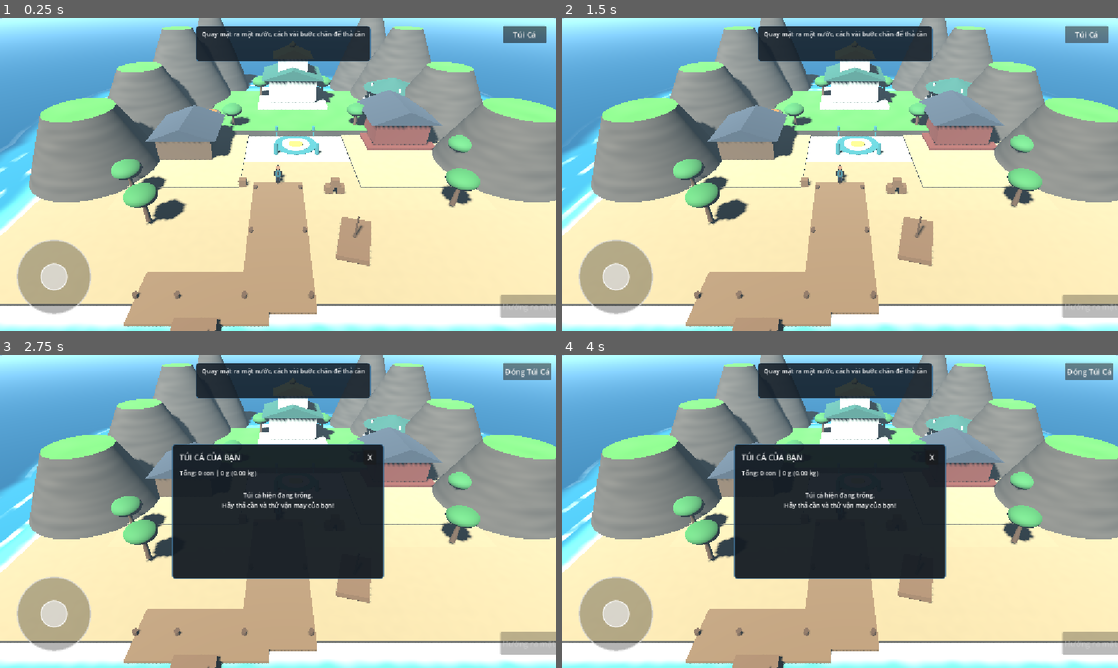
Above: before the commit, frames 1-4 (two rows, left to right).
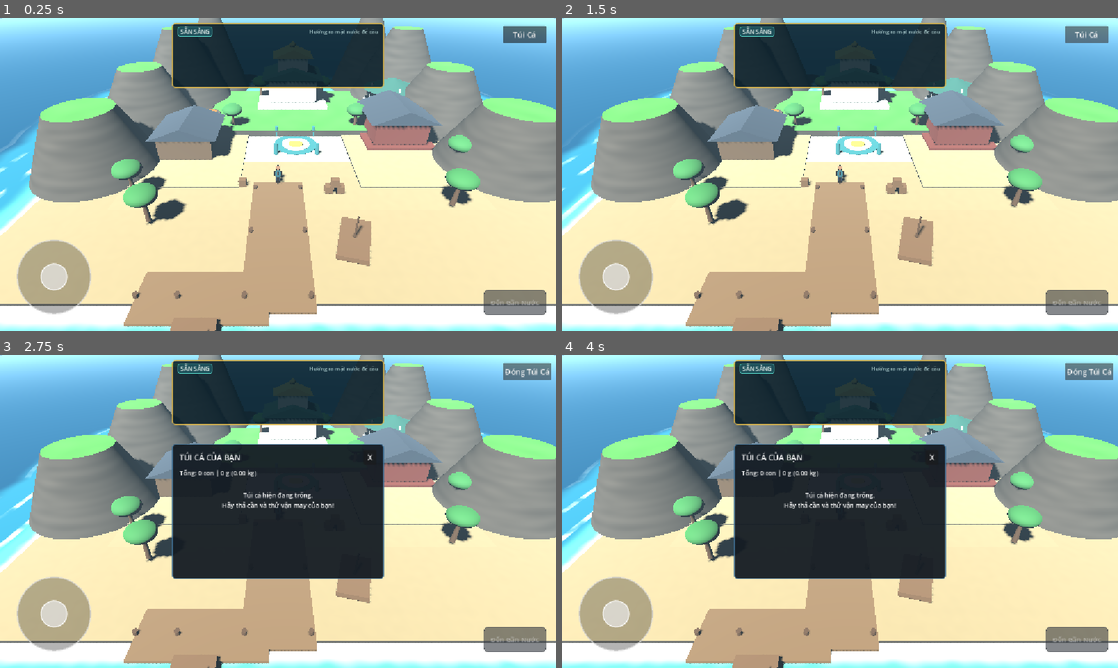
Above: after the commit, the same moments.

Repository: aohmn/GameDemo
Game: Godot game, scene res://scenes/boot/main.tscn
The game is run twice, just before and just after one commit, with the same random seed, the same clock (stepped at 60 frames per second) and the same inputs.
Inputs:
- Up to frame 1 (0.25 s): no input
- Up to frame 2 (1.5 s): click "Túi Cá" at 0.5 s; click "Đóng Túi Cá" at 1.25 s
- Up to frame 3 (2.75 s): click "Túi Cá" at 2 s
- Up to frame 4 (4 s): click "Đóng Túi Cá" at 2.75 s; click "Túi Cá" at 3.5 s

The runs differ from the first frame. In frame 1, 6.0% of the frame differs, in the area x 30-100%, y 1-96%; in frame 2, 6.0%; in frame 3, 6.0%; in frame 4, 6.0%.

Commit message:
feat: TASK 13 hoan thien Fishing UI phong cach Genshin x Sea of Thieves

Diff:
--- a/core/contracts/fishing_events.gd
+++ b/core/contracts/fishing_events.gd
@@ -16,7 +16,7 @@
 const FISH_BITING: String = "fishing_fish_biting"
 
 ## Cập nhật thông số giằng co giữa người chơi và cá.
-## Payload: { "fish_strength": float, "line_tension": float, "safe_min": float, "safe_max": float, "max_tension": float }
+## Payload: { "fish_strength": float, "line_tension": float, "safe_min": float, "safe_max": float, "max_tension": float, "fish_max_stamina": float, "line_durability": float, "rod_durability": float, "fish_mode": int }
 const FIGHT_UPDATE: String = "fishing_fight_update"
 
 ## Câu cá thành công và thu hoạch được sinh vật biển.
--- a/gameplay/fishing/fishing_controller.gd
+++ b/gameplay/fishing/fishing_controller.gd
@@ -190,12 +190,18 @@
 
 	# Phát cập nhật lực căng & thể lực
 	if on_fight_update.is_valid():
+		var fish_mode_val: int = battle.fish_ai.current_mode if battle.fish_ai != null else 1
+		var fish_max_stam: float = current_fish.stamina if current_fish != null else 100.0
 		on_fight_update.call({
 			"fish_strength": battle.fish_stamina,
+			"fish_max_stamina": fish_max_stam,
 			"line_tension": battle.tension_system.current_tension,
 			"safe_min": battle.tension_system.safe_min,
 			"safe_max": battle.tension_system.safe_max,
-			"max_tension": battle.tension_system.max_tension
+			"max_tension": battle.tension_system.max_tension,
+			"line_durability": battle.line_durability,
+			"rod_durability": battle.rod_durability,
+			"fish_mode": fish_mode_val
 		})
 
 	match result:
--- a/presentation/fishing_ui/fishing_ui.gd
+++ b/presentation/fishing_ui/fishing_ui.gd
@@ -1,40 +1,40 @@
 extends Control
 
-## Fishing UI điều khiển và tương tác câu cá trên màn hình ngang Android.
-## Bố trí các nút Thả cần, Giật cần, Kéo dây, Xả dây gọn gàng góc dưới bên phải.
-## Nút Thả cần chỉ kích hoạt khi người chơi đứng gần điểm câu hợp lệ.
-## Hiển thị thông báo cắn câu, thanh đo lực căng dây trong vùng an toàn và kết quả bắt cá.
-## Thuộc tầng Presentation: chỉ giao tiếp qua EventBus và API, không chứa logic gameplay.
+## Fishing UI — Giao diện câu cá màn hình ngang phong cách Tiên Hiệp Biển Khơi (Genshin x Sea of Thieves).
+## Hiển thị đầy đủ: Trạng thái, Lực căng dây, Tiến trình thu phục cá, Độ bền cần/dây, Cảnh báo trực quan.
+## Bố cục tối ưu, cụm nút cảm ứng lớn, không che Joystick hay Túi cá. Thuộc tầng Presentation.
 
 const FishingEventsContract: Script = preload("res://core/contracts/fishing_events.gd")
+const ThemeUtil: Script = preload("res://presentation/fishing_ui/fishing_ui_theme.gd")
 
 var _fishing_api: RefCounted
 var _is_near_spot: bool = false
 var _current_spot_id: String = "spot_cau_tau_ben_cang"
-
-# Trạng thái câu hiện tại
 var _state: String = "IDLE"
 
-# UI Nodes
-var _container: Control
-var _status_label: Label
+var _badge_label: Label
+var _sub_label: Label
 var _alert_label: Label
 var _tension_bar: ProgressBar
-var _tension_label: Label
-var _result_panel: PanelContainer
-var _result_label: Label
-
-# Action Buttons
+var _tension_txt: Label
+var _progress_bar: ProgressBar
+var _durability_label: Label
+
 var _btn_cast: Button
 var _btn_strike: Button
 var _btn_reel: Button
 var _btn_release: Button
 
+var _res_popup: PanelContainer
+var _res_title: Label
+var _res_desc: Label
+var _res_timer: float = 0.0
+
 
 func _ready() -> void:
-	_setup_ui()
-	_setup_events()
-	_update_ui_state()
+	_build_ui()
+	_connect_events()
+	_update_view()
 
 
 func set_fishing_api(api: RefCounted) -> void:
@@ -44,253 +44,220 @@
 func set_near_fishing_spot(near: bool, spot_id: String = "spot_cau_tau_ben_cang") -> void:
 	_is_near_spot = near
 	_current_spot_id = spot_id
-	_update_ui_state()
-
-
-func _setup_ui() -> void:
+	_update_view()
+
+
+func _process(delta: float) -> void:
+	if _res_popup.visible:
+		_res_timer -= delta
+		if _res_timer <= 0.0:
+			_res_popup.visible = false
+
+
+func _build_ui() -> void:
 	anchors_preset = Control.PRESET_FULL_RECT
-	anchor_right = 1.0
-	anchor_bottom = 1.0
 	mouse_filter = Control.MOUSE_FILTER_IGNORE
 
-	# 1. Bảng đo lực căng và thông báo (nằm ở cạnh trên giữa màn hình, không vướng joystick hay nút túi cá)
-	var top_panel := PanelContainer.new()
-	top_panel.name = "FishingInfoPanel"
-	top_panel.anchor_left = 0.5
-	top_panel.anchor_top = 0.0
-	top_panel.anchor_right = 0.5
-	top_panel.anchor_bottom = 0.0
-	top_panel.offset_left = -170.0
-	top_panel.offset_top = 16.0
-	top_panel.offset_right = 170.0
-	top_panel.offset_bottom = 90.0
-
-	var top_style := StyleBoxFlat.new()
-	top_style.bg_color = Color(0.08, 0.12, 0.16, 0.88)
-	top_style.border_color = Color(0.25, 0.45, 0.6, 0.7)
-	top_style.set_border_width_all(1)
-	top_style.set_corner_radius_all(6)
-	top_style.content_margin_left = 12.0
-	top_style.content_margin_top = 8.0
-	top_style.content_margin_right = 12.0
-	top_style.content_margin_bottom = 8.0
-	top_panel.add_theme_stylebox_override("panel", top_style)
-	add_child(top_panel)
-
-	var info_vbox := VBoxContainer.new()
-	info_vbox.add_theme_constant_override("separation", 4)
-	top_panel.add_child(info_vbox)
-
-	_status_label = Label.new()
-	_status_label.text = "Trạng thái: Sẵn sàng câu cá"
-	_status_label.horizontal_alignment = HORIZONTAL_ALIGNMENT_CENTER
-	_status_label.add_theme_font_size_override("font_size", 13)
-	info_vbox.add_child(_status_label)
-
-	_alert_label = Label.new()
-	_alert_label.text = ""
-	_alert_label.horizontal_alignment = HORIZONTAL_ALIGNMENT_CENTER
-	_alert_label.add_theme_font_size_override("font_size", 13)
-	_alert_label.add_theme_color_override("font_color", Color(1.0, 0.85, 0.2))
-	info_vbox.add_child(_alert_label)
-
-	_tension_bar = ProgressBar.new()
-	_tension_bar.min_value = 0.0
-	_tension_bar.max_value = 100.0
-	_tension_bar.value = 40.0
-	_tension_bar.show_percentage = false
-	_tension_bar.custom_minimum_size = Vector2(0.0, 10.0)
-	_tension_bar.visible = false
-	info_vbox.add_child(_tension_bar)
-
-	_tension_label = Label.new()
-	_tension_label.text = ""
-	_tension_label.horizontal_alignment = HORIZONTAL_ALIGNMENT_CENTER
-	_tension_label.add_theme_font_size_override("font_size", 11)
-	_tension_label.visible = false
-	info_vbox.add_child(_tension_label)
-
-	# 2. Khung nút bấm điều khiển câu cá ở góc dưới bên phải màn hình
-	# Không che khuất Joystick (ở góc dưới trái) và Nút Túi Cá (góc trên phải)
-	_container = Control.new()
-	_container.name = "FishingButtonsCluster"
-	_container.anchor_left = 1.0
-	_container.anchor_top = 1.0
-	_container.anchor_right = 1.0
-	_container.anchor_bottom = 1.0
-	_container.offset_left = -210.0
-	_container.offset_top = -140.0
-	_container.offset_right = -20.0
-	_container.offset_bottom = -20.0
-	add_child(_container)
-
-	# Nút THẢ CẦN (Cast)
-	_btn_cast = Button.new()
-	_btn_cast.name = "BtnCast"
-	_btn_cast.text = "Thả cần"
-	_btn_cast.custom_minimum_size = Vector2(90.0, 48.0)
-	_btn_cast.position = Vector2(95.0, 65.0)
-	_btn_cast.pressed.connect(_on_btn_cast_pressed)
-	_container.add_child(_btn_cast)
-
-	# Nút GIẬT CẦN (Strike)
-	_btn_strike = Button.new()
-	_btn_strike.name = "BtnStrike"
-	_btn_strike.text = "Giật cần!"
-	_btn_strike.custom_minimum_size = Vector2(90.0, 48.0)
-	_btn_strike.position = Vector2(95.0, 65.0)
-	_btn_strike.visible = false
-	_btn_strike.pressed.connect(_on_btn_strike_pressed)
-	_container.add_child(_btn_strike)
-
-	# Nút KÉO DÂY (Reel)
-	_btn_reel = Button.new()
-	_btn_reel.name = "BtnReel"
-	_btn_reel.text = "Kéo dây"
-	_btn_reel.custom_minimum_size = Vector2(85.0, 48.0)
-	_btn_reel.position = Vector2(105.0, 65.0)
-	_btn_reel.visible = false
-	_btn_reel.button_down.connect(func(): _set_reeling(true))
-	_btn_reel.button_up.connect(func(): _set_reeling(false))
-	_container.add_child(_btn_reel)
-
-	# Nút XẢ DÂY (Release)
-	_btn_release = Button.new()
-	_btn_release.name = "BtnRelease"
-	_btn_release.text = "Xả dây"
-	_btn_release.custom_minimum_size = Vector2(85.0, 48.0)
-	_btn_release.position = Vector2(10.0, 65.0)
-	_btn_release.visible = false
-	_btn_release.button_down.connect(func(): _set_releasing(true))
-	_btn_release.button_up.connect(func(): _set_releasing(false))
-	_container.add_child(_btn_release)
-
-
-func _setup_events() -> void:
+	var top_widgets: Dictionary = ThemeUtil.build_top_panel()
+	add_child(top_widgets["panel"])
+	_badge_label = top_widgets["badge"]
+	_sub_label = top_widgets["sub"]
+	_alert_label = top_widgets["alert"]
+	_progress_bar = top_widgets["progress"]
+	_tension_bar = top_widgets["tension"]
+	_tension_txt = top_widgets["tension_text"]
+	_durability_label = top_widgets["durability"]
+
+	_build_buttons()
+	_build_result_popup()
+
+
+func _build_buttons() -> void:
+	var btn_box := Control.new()
+	btn_box.anchor_left = 1.0
+	btn_box.anchor_top = 1.0
+	btn_box.anchor_right = 1.0
+	btn_box.anchor_bottom = 1.0
+	btn_box.offset_left = -260.0
+	btn_box.offset_top = -140.0
+	btn_box.offset_right = -20.0
+	btn_box.offset_bottom = -20.0
+	add_child(btn_box)
+
+	_btn_cast = ThemeUtil.make_btn("Thả Cần", Vector2(130.0, 52.0), Vector2(110.0, 55.0), Color(0.12, 0.45, 0.40))
+	_btn_cast.pressed.connect(func():
+		if _is_near_spot and _fishing_api != null and _fishing_api.has_method("cast"):
+			_fishing_api.call("cast", _current_spot_id)
+	)
+	btn_box.add_child(_btn_cast)
+
+	_btn_strike = ThemeUtil.make_btn("GIẬT CẦN!", Vector2(130.0, 52.0), Vector2(110.0, 55.0), Color(0.85, 0.28, 0.18))
+	_btn_strike.pressed.connect(func():
+		if _fishing_api != null and _fishing_api.has_method("strike"):
+			_fishing_api.call("strike")
+	)
+	btn_box.add_child(_btn_strike)
+
+	_btn_reel = ThemeUtil.make_btn("Kéo Dây", Vector2(110.0, 52.0), Vector2(130.0, 55.0), Color(0.18, 0.45, 0.65))
+	_btn_reel.button_down.connect(func(): if _fishing_api != null: _fishing_api.call("reel", true))
+	_btn_reel.button_up.connect(func(): if _fishing_api != null: _fishing_api.call("reel", false))
+	btn_box.add_child(_btn_reel)
+
+	_btn_release = ThemeUtil.make_btn("Xả Dây", Vector2(110.0, 52.0), Vector2(10.0, 55.0), Color(0.35, 0.35, 0.45))
+	_btn_release.button_down.connect(func(): if _fishing_api != null: _fishing_api.call("release", true))
+	_btn_release.button_up.connect(func(): if _fishing_api != null: _fishing_api.call("release", false))
+	btn_box.add_child(_btn_release)
+
+
+func _build_result_popup() -> void:
+	_res_popup = PanelContainer.new()
+	_res_popup.anchor_left = 0.5
+	_res_popup.anchor_top = 0.5
+	_res_popup.anchor_right = 0.5
+	_res_popup.anchor_bottom = 0.5
+	_res_popup.offset_left = -160.0
+	_res_popup.offset_top = -50.0
+	_res_popup.offset_right = 160.0
+	_res_popup.offset_bottom = 50.0
+	_res_popup.visible = false
+	add_child(_res_popup)
+
+	var res_vbox := VBoxContainer.new()
+	res_vbox.add_theme_constant_override("separation", 6)
+	_res_popup.add_child(res_vbox)
+
+	_res_title = Label.new()
+	_res_title.horizontal_alignment = HORIZONTAL_ALIGNMENT_CENTER
+	_res_title.add_theme_font_size_override("font_size", 16)
+	res_vbox.add_child(_res_title)
+
+	_res_desc = Label.new()
+	_res_desc.horizontal_alignment = HORIZONTAL_ALIGNMENT_CENTER
+	_res_desc.add_theme_font_size_override("font_size", 12)
+	res_vbox.add_child(_res_desc)
+
+
+func _connect_events() -> void:
 	var eb: Node = get_node_or_null("/root/EventBus")
 	if eb != null and eb.has_method("subscribe"):
-		eb.call("subscribe", FishingEventsContract.STATE_CHANGED, _on_state_changed_evt)
-		eb.call("subscribe", FishingEventsContract.FISH_BITING, _on_fish_biting_evt)
+		eb.call("subscribe", FishingEventsContract.STATE_CHANGED, func(p: Dictionary): _state = str(p.get("to_state", "IDLE")); _update_view())
+		eb.call("subscribe", FishingEventsContract.FISH_BITING, func(p: Dictionary): _state = "BITE"; _alert_label.text = "Cá cắn câu! Giật trong %0.1fs!" % float(p.get("window_seconds", 0.8)); _update_view())
 		eb.call("subscribe", FishingEventsContract.FIGHT_UPDATE, _on_fight_update_evt)
 		eb.call("subscribe", FishingEventsContract.FISH_CAUGHT, _on_fish_caught_evt)
 		eb.call("subscribe", FishingEventsContract.FISH_ESCAPED, _on_fish_escaped_evt)
 
 
-func _update_ui_state() -> void:
+func _update_view() -> void:
 	match _state:
-		"IDLE", "RESULT", "CAUGHT", "ESCAPED", "FAILED":
+		"IDLE", "CAUGHT", "ESCAPED", "FAILED":
+			_set_visible_widgets(false)
 			_btn_cast.visible = true
 			_btn_cast.disabled = not _is_near_spot
-			_btn_cast.text = "Thả cần" if _is_near_spot else "Hướng ra mặt nước"
-			_btn_strike.visible = false
-			_btn_reel.visible = false
-			_btn_release.visible = false
-			_tension_bar.visible = false
-			_tension_label.visible = false
-			if _state == "IDLE":
-				_status_label.text = "Sẵn sàng thả cần" if _is_near_spot else "Quay mặt ra mặt nước, cách vài bước chân để thả cần"
+			_btn_cast.text = "Thả Cần" if _is_near_spot else "Đến Gần Nước"
+			_badge_label.text = "SẴN SÀNG"
+			_sub_label.text = "Điểm câu hợp lệ" if _is_near_spot else "Hướng ra mặt nước để câu"
+			_alert_label.text = ""
 
 		"CASTING", "WAITING":
-			_btn_cast.visible = false
-			_btn_strike.visible = false
-			_btn_reel.visible = false
-			_btn_release.visible = false
-			_tension_bar.visible = false
-			_tension_label.visible = false
-			_status_label.text = "Phao đã thả... Đang đợi cá cắn câu"
-			_alert_label.text = ""
+			_set_visible_widgets(false)
+			_badge_label.text = "CHỜ ĐỢI"
+			_sub_label.text = "Mặt nước đang gợn sóng..."
+			_alert_label.text = "Tĩnh tâm chờ linh ngư cắn câu"
 
 		"BITE":
-			_btn_cast.visible = false
+			_set_visible_widgets(false)
 			_btn_strike.visible = true
-			_btn_reel.visible = false
-			_btn_release.visible = false
-			_tension_bar.visible = false
-			_tension_label.visible = false
-			_status_label.text = "CÁ ĐANG CẮN CÂU!"
-			_alert_label.text = "Bấm [Giật cần!] ngay lập tức!"
+			_badge_label.text = "CẮN CÂU!"
+			_sub_label.text = "Phao câu đang bị kéo chìm!"
+			_alert_label.text = "BẤM GIẬT CẦN NGAY LẬP TỨC!"
 
 		"FIGHT":
-			_btn_cast.visible = false
-			_btn_strike.visible = false
-			_btn_reel.visible = true
-			_btn_release.visible = true
-			_tension_bar.visible = true
-			_tension_label.visible = true
-			_status_label.text = "Đang giằng co với cá!"
-
-
-func _on_btn_cast_pressed() -> void:
-	if not _is_near_spot:
-		return
-	if _fishing_api != null and _fishing_api.has_method("cast"):
-		_fishing_api.call("cast", _current_spot_id)
-
-
-func _on_btn_strike_pressed() -> void:
-	if _fishing_api != null and _fishing_api.has_method("strike"):
-		_fishing_api.call("strike")
-
-
-func _set_reeling(held: bool) -> void:
-	if _fishing_api != null and _fishing_api.has_method("reel"):
-		_fishing_api.call("reel", held)
-
-
-func _set_releasing(held: bool) -> void:
-	if _fishing_api != null and _fishing_api.has_method("release"):
-		_fishing_api.call("release", held)
-
-
-func _on_state_changed_evt(payload: Dictionary) -> void:
-	_state = str(payload.get("to_state", "IDLE"))
-	_update_ui_state()
-
-
-func _on_fish_biting_evt(payload: Dictionary) -> void:
-	_state = "BITE"
-	var win_sec: float = float(payload.get("window_seconds", 0.8))
-	_alert_label.text = "Cá cắn câu! Giật trong %0.1fs!" % win_sec
-	_update_ui_state()
+			_set_visible_widgets(true)
+			_badge_label.text = "ĐẤU SỨC"
+			_sub_label.text = "Giữ lực căng trong vùng an toàn"
+
+
+func _set_visible_widgets(in_fight: bool) -> void:
+	_btn_cast.visible = false
+	_btn_strike.visible = false
+	_btn_reel.visible = in_fight
+	_btn_release.visible = in_fight
+	_progress_bar.visible = in_fight
+	_tension_bar.visible = in_fight
+	_tension_txt.visible = in_fight
+	_durability_label.visible = in_fight
 
 
 func _on_fight_update_evt(payload: Dictionary) -> void:
 	_state = "FIGHT"
-	var tension: float = float(payload.get("line_tension", 0.0))
+	_set_visible_widgets(true)
+
+	var cur_t: float = float(payload.get("line_tension", 0.0))
 	var s_min: float = float(payload.get("safe_min", 30.0))
 	var s_max: float = float(payload.get("safe_max", 70.0))
 	var max_t: float = float(payload.get("max_tension", 100.0))
-	var strength: float = float(payload.get("fish_strength", 0.0))
+	var cur_stam: float = float(payload.get("fish_strength", 0.0))
+	var max_stam: float = float(payload.get("fish_max_stamina", 100.0))
+	var rod_dur: float = float(payload.get("rod_durability", 100.0))
+	var line_dur: float = float(payload.get("line_durability", 100.0))
+	var f_mode: int = int(payload.get("fish_mode", 1))
 
 	_tension_bar.max_value = max_t
-	_tension_bar.value = tension
-
-	var is_safe := (tension >= s_min and tension <= s_max)
-	var status_color := "Xanh (An toàn)" if is_safe else "Đỏ (Nguy hiểm)"
-	_tension_label.text = "Lực căng: %0.0f/%0.0f [%s] | Sức cá: %0.0f" % [tension, max_t, status_color, strength]
-	_alert_label.text = "Giữ lực căng trong khoảng %0.0f - %0.0f" % [s_min, s_max]
+	_tension_bar.value = cur_t
+
+	var is_safe := (cur_t >= s_min and cur_t <= s_max)
+	var t_col := Color(0.2, 0.8, 0.4) if is_safe else (Color(0.9, 0.25, 0.2) if cur_t > s_max else Color(0.85, 0.7, 0.2))
+	_tension_bar.add_theme_stylebox_override("fill", ThemeUtil.make_box(t_col, Color.TRANSPARENT, 0, 4))
+
+	var status_text := "Vùng An Toàn" if is_safe else ("QUÁ CĂNG! ĐỨT DÂY!" if cur_t > s_max else "QUÁ CHÙNG! TUỘT LƯỠI!")
+	_tension_txt.text = "Lực căng: %0.0f/%0.0f [%s]" % [cur_t, max_t, status_text]
+	_durability_label.text = "Cần: %0.0f%% | Dây: %0.0f%%" % [rod_dur, line_dur]
+
+	var progress := clampf((1.0 - (cur_stam / maxf(1.0, max_stam))) * 100.0, 0.0, 100.0)
+	_progress_bar.value = progress
+
+	var mode_name := "Bình tĩnh"
+	match f_mode:
+		0: mode_name = "Cá mệt lả"
+		2: mode_name = "CÁ GIÃY BỨT TỐC!"
+		3: mode_name = "Cá tạm nghỉ"
+	_alert_label.text = "[Thu phục: %0.0f%%] %s" % [progress, mode_name]
 
 
 func _on_fish_caught_evt(payload: Dictionary) -> void:
-	_state = "RESULT"
-	var name_str: String = str(payload.get("name", "Cá"))
-	var weight: int = int(payload.get("weight_g", 0))
-	_status_label.text = "BẮT ĐƯỢC: %s (%d g)!" % [name_str, weight]
-	_alert_label.text = "Đã cất vào túi cá. Chúc mừng!"
-	_update_ui_state()
+	_show_result(
+		"THU PHỤC THÀNH CÔNG!",
+		"Linh Ngư: %s (%d g) | +%d Linh Khí" % [
+			str(payload.get("name", "Linh Ngư")),
+			int(payload.get("weight_g", 0)),
+			int(payload.get("qi_value", 0))
+		],
+		Color(0.12, 0.45, 0.40)
+	)
+	_state = "IDLE"
+	_update_view()
 
 
 func _on_fish_escaped_evt(payload: Dictionary) -> void:
-	_state = "RESULT"
-	var reason: String = str(payload.get("reason", "unknown"))
-	var reason_text := "Cá đã trốn thoát!"
-	if reason == "early":
-		reason_text = "Giật cần quá sớm!"
-	elif reason == "late":
-		reason_text = "Cá đã đớp mồi chạy mất (giật trễ)!"
-	elif reason == "line_break":
-		reason_text = "Lực căng quá lớn làm đứt dây cước!"
-
-	_status_label.text = "THẤT BẠI: " + reason_text
-	_alert_label.text = "Hãy thử lại lần sau."
-	_update_ui_state()
+	var r: String = str(payload.get("reason", "unknown"))
+	var desc := "Cá đã trốn thoát!"
+	if r == "early": desc = "Giật cần quá sớm!"
+	elif r == "late": desc = "Cá đớp mồi chạy mất do giật trễ!"
+	elif r == "line_break": desc = "Căng quá mức làm đứt dây câu!"
+	elif r == "rod_broken": desc = "Cần câu quá tải bị gãy đôi!"
+	elif r == "slack": desc = "Dây quá chùng khiến cá tuột lưỡi câu!"
+
+	_show_result("CÂU CÁ THẤT BẠI", desc, Color(0.65, 0.18, 0.15))
+	_state = "IDLE"
+	_update_view()
+
+
+func _show_result(title: String, desc: String, bg_col: Color) -> void:
+	_res_popup.add_theme_stylebox_override("panel", ThemeUtil.make_box(
+		Color(bg_col.r * 0.4, bg_col.g * 0.4, bg_col.b * 0.4, 0.95),
+		Color(0.85, 0.70, 0.28), 2, 8
+	))
+	_res_title.text = title
+	_res_desc.text = desc
+	_res_popup.visible = true
+	_res_timer = 3.0
--- /dev/null
+++ b/presentation/fishing_ui/fishing_ui_theme.gd
@@ -0,0 +1,116 @@
+class_name FishingUITheme
+extends RefCounted
+
+## Utility tạo stylebox và theme cho Fishing UI theo phong cách Genshin x Sea of Thieves.
+## Tuân thủ quy chuẩn không texture, dùng hoàn toàn toán học màu và StyleBoxFlat.
+
+static func make_box(bg: Color, bdr: Color, bw: int, r: int, px: float = 12.0, py: float = 8.0) -> StyleBoxFlat:
+	var s := StyleBoxFlat.new()
+	s.bg_color = bg
+	s.border_color = bdr
+	s.set_border_width_all(bw)
+	s.set_corner_radius_all(r)
+	s.content_margin_left = px
+	s.content_margin_right = px
+	s.content_margin_top = py
+	s.content_margin_bottom = py
+	return s
+
+
+static func make_btn(txt: String, sz: Vector2, pos: Vector2, col: Color) -> Button:
+	var btn := Button.new()
+	btn.text = txt
+	btn.custom_minimum_size = sz
+	btn.position = pos
+	btn.add_theme_stylebox_override("normal", make_box(col, Color(0.85, 0.70, 0.28, 0.8), 2, 8, 8.0, 6.0))
+	btn.add_theme_stylebox_override("pressed", make_box(col.lightened(0.2), Color(0.95, 0.90, 0.5), 2, 8, 8.0, 6.0))
+	btn.add_theme_stylebox_override("disabled", make_box(Color(0.2, 0.22, 0.25, 0.6), Color(0.4, 0.4, 0.4, 0.4), 1, 8, 8.0, 6.0))
+	btn.add_theme_font_size_override("font_size", 14)
+	return btn
+
+
+static func build_top_panel() -> Dictionary:
+	var top_panel := PanelContainer.new()
+	top_panel.anchor_left = 0.5
+	top_panel.anchor_right = 0.5
+	top_panel.offset_left = -220.0
+	top_panel.offset_top = 10.0
+	top_panel.offset_right = 220.0
+	top_panel.offset_bottom = 145.0
+	top_panel.add_theme_stylebox_override("panel", make_box(Color(0.04, 0.12, 0.16, 0.88), Color(0.85, 0.70, 0.28, 0.85), 2, 8))
+
+	var vbox := VBoxContainer.new()
+	vbox.add_theme_constant_override("separation", 3)
+	top_panel.add_child(vbox)
+
+	var top_row := HBoxContainer.new()
+	vbox.add_child(top_row)
+
+	var badge_p := PanelContainer.new()
+	badge_p.add_theme_stylebox_override("panel", make_box(Color(0.12, 0.32, 0.36, 0.95), Color(0.36, 0.88, 0.82), 1, 4, 6.0, 2.0))
+	top_row.add_child(badge_p)
+
+	var badge_lbl := Label.new()
+	badge_lbl.text = "SẴN SÀNG"
+	badge_lbl.add_theme_font_size_override("font_size", 12)
+	badge_lbl.add_theme_color_override("font_color", Color(0.95, 0.98, 0.96))
+	badge_p.add_child(badge_lbl)
+
+	var sub_lbl := Label.new()
+	sub_lbl.text = "Hướng ra mặt nước để bắt đầu"
+	sub_lbl.size_flags_horizontal = Control.SIZE_EXPAND_FILL
+	sub_lbl.horizontal_alignment = HORIZONTAL_ALIGNMENT_RIGHT
+	sub_lbl.add_theme_font_size_override("font_size", 11)
+	sub_lbl.add_theme_color_override("font_color", Color(0.75, 0.88, 0.88))
+	top_row.add_child(sub_lbl)
+
+	var alert_lbl := Label.new()
+	alert_lbl.horizontal_alignment = HORIZONTAL_ALIGNMENT_CENTER
+	alert_lbl.add_theme_font_size_override("font_size", 12)
+	alert_lbl.add_theme_color_override("font_color", Color(0.94, 0.85, 0.63))
+	vbox.add_child(alert_lbl)
+
+	var prog_bar := ProgressBar.new()
+	prog_bar.max_value = 100.0
+	prog_bar.show_percentage = false
+	prog_bar.custom_minimum_size = Vector2(0.0, 8.0)
+	prog_bar.add_theme_stylebox_override("background", make_box(Color(0.02, 0.06, 0.08, 0.8), Color.TRANSPARENT, 0, 4))
+	prog_bar.add_theme_stylebox_override("fill", make_box(Color(0.18, 0.65, 0.55), Color.TRANSPARENT, 0, 4))
+	vbox.add_child(prog_bar)
+
+	var tens_bar := ProgressBar.new()
+	tens_bar.max_value = 100.0
+	tens_bar.value = 40.0
+	tens_bar.show_percentage = false
+	tens_bar.custom_minimum_size = Vector2(0.0, 10.0)
+	tens_bar.add_theme_stylebox_override("background", make_box(Color(0.02, 0.06, 0.08, 0.8), Color.TRANSPARENT, 0, 4))
+	tens_bar.add_theme_stylebox_override("fill", make_box(Color(0.85, 0.70, 0.28), Color.TRANSPARENT, 0, 4))
+	vbox.add_child(tens_bar)
+
+	var bot_row := HBoxContainer.new()
+	vbox.add_child(bot_row)
+
+	var tens_txt := Label.new()
+	tens_txt.text = "Lực căng: 0/100"
+	tens_txt.add_theme_font_size_override("font_size", 10)
+	tens_txt.add_theme_color_override("font_color", Color(0.75, 0.85, 0.9))
+	bot_row.add_child(tens_txt)
+
+	var dur_lbl := Label.new()
+	dur_lbl.text = "Cần: 100% | Dây: 100%"
+	dur_lbl.size_flags_horizontal = Control.SIZE_EXPAND_FILL
+	dur_lbl.horizontal_alignment = HORIZONTAL_ALIGNMENT_RIGHT
+	dur_lbl.add_theme_font_size_override("font_size", 10)
+	dur_lbl.add_theme_color_override("font_color", Color(0.65, 0.85, 0.75))
+	bot_row.add_child(dur_lbl)
+
+	return {
+		"panel": top_panel,
+		"badge": badge_lbl,
+		"sub": sub_lbl,
+		"alert": alert_lbl,
+		"progress": prog_bar,
+		"tension": tens_bar,
+		"tension_text": tens_txt,
+		"durability": dur_lbl
+	}
--- a/presentation/fishing_ui/scenes/dev.gd
+++ b/presentation/fishing_ui/scenes/dev.gd
@@ -1,8 +1,8 @@
 extends Control
 
 ## Scene kiểm tra độc lập cho Fishing UI (presentation/fishing_ui/).
-## Tích hợp mock FishingAPI để thử nghiệm toàn bộ luồng tương tác:
-## Thả cần -> Cắn câu -> Giật cần -> Giằng co lực căng -> Bắt được cá / Đứt dây.
+## Tích hợp mock FishingAPI để thử nghiệm toàn bộ luồng tương tác và trạng thái:
+## Thả cần -> Cắn câu -> Giật cần -> Giằng co lực căng -> Bắt được cá / Thất bại.
 
 const FishingUIScript: Script = preload("res://presentation/fishing_ui/fishing_ui.gd")
 const FishingAPIScript: Script = preload("res://modules/fishing/api/fishing_api.gd")
@@ -30,7 +30,7 @@
 
 	# Hàng nút test giả lập
 	var test_bar := HBoxContainer.new()
-	test_bar.position = Vector2(20.0, 100.0)
+	test_bar.position = Vector2(20.0, 160.0)
 	test_bar.add_theme_constant_override("separation", 10)
 	add_child(test_bar)
 
Not shown, changed: CHANGELOG.md
